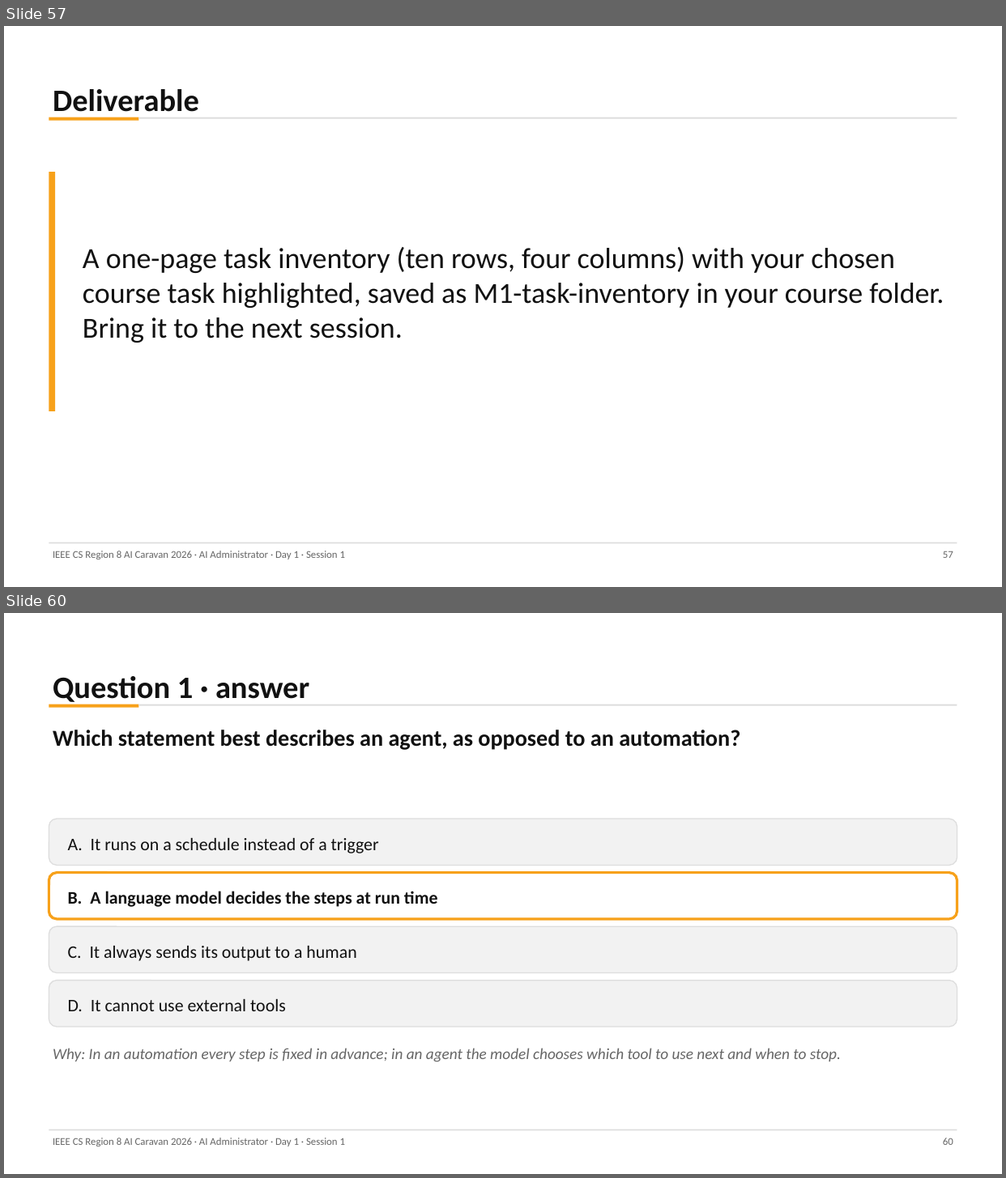
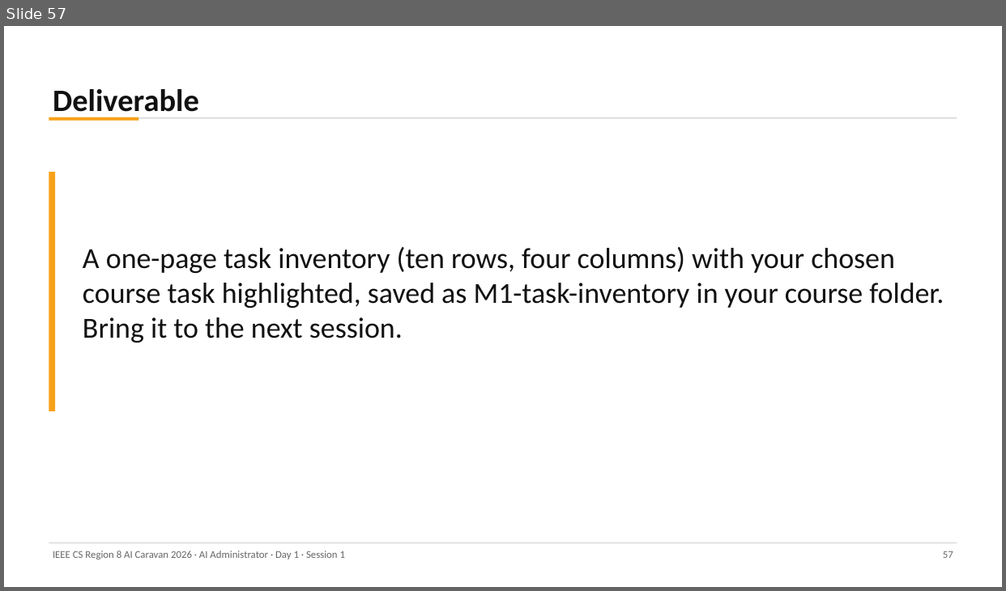
Before and after one commit to abedbanna/snippet-vault, a slide deck: instructor/ai-administrator/out/day1/Day1_S1_Foundations.pptx. Shown one above the other, each under a label of ours: slides 57 and 60 before the commit, slide 57 after it; the slides between them are not shown. The pictures are 1006x1178 and 1006x591 pixels, drawn with LibreOffice and Linux fonts; fonts in the diff are those of the drawing. Boxes give left, top, right and bottom in pixels: in the first picture for what was removed or moved away, otherwise in the second. Text is boxed around its words. In the diff, an @@ line names an element or a change of style, - is before the commit and + after.

Commit message:
Session 1: Kahoot replaces knowledge-check slides; live bot QR and details; retimed close

```diff
--- a/instructor/ai-administrator/out/day1/Day1_S1_Foundations.pptx
+++ b/instructor/ai-administrator/out/day1/Day1_S1_Foundations.pptx
@@ slide 60 removed at (4,613,1002,1174), background #FFFFFF @@
@@ text removed at (53,676,309,705) @@
-Question 1 · answer
@@ rectangle removed at (49,705,138,707) @@
@@ rectangle removed at (138,705,957,706) @@
@@ text removed at (53,730,740,750) @@
-Which statement best describes an agent, as opposed to an automation?
@@ rounded rectangle removed at (49,819,957,865) @@
@@ text removed at (68,838,379,854) @@
-A. It runs on a schedule instead of a trigger
@@ rounded rectangle removed at (49,873,957,919) @@
@@ text removed at (68,891,438,907) @@
-B. A language model decides the steps at run time
@@ rounded rectangle removed at (49,926,957,973) @@
@@ text removed at (68,946,356,961) @@
-C. It always sends its output to a human
@@ rounded rectangle removed at (49,981,957,1027) @@
@@ text removed at (68,999,286,1012) @@
-D. It cannot use external tools
@@ text removed at (53,1048,841,1063) @@
-Why: In an automation every step is fixed in advance; in an agent the model chooses which tool to use next and when to stop.
@@ rectangle removed at (49,1130,957,1131) @@
@@ text removed at (53,1138,345,1147) @@
-IEEE CS Region 8 AI Caravan 2026 · AI Administrator · Day 1 · Session 1
@@ text removed at (943,1138,953,1145) @@
-60
```
Also in this commit, not shown: 9 slides changed, 1 slide added, 9 other slides removed, 3 other files.
